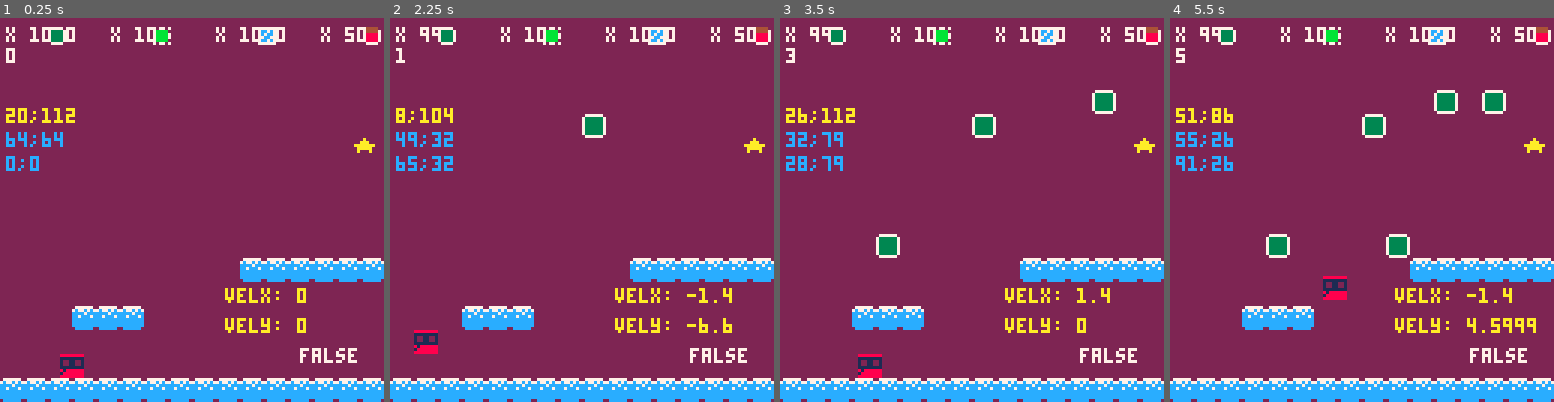
Above: before the commit, frames 1-4 (left to right).
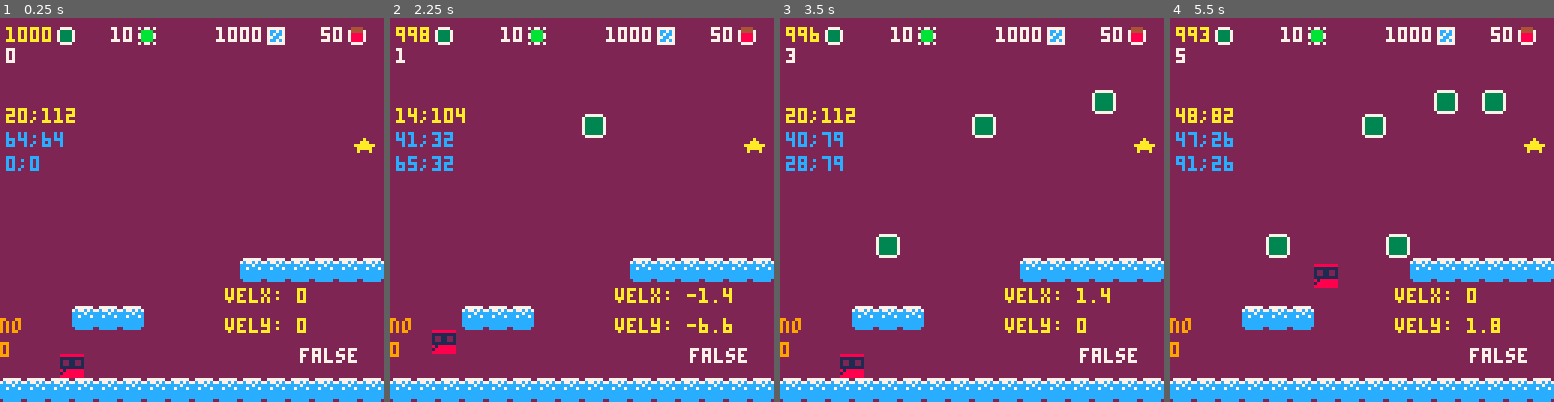
Above: after the commit, the same moments.

Repository: FlavioIero/PlatformMaker
Game: PICO-8 cartridge platformmaker.p8
Two runs of this game, one before a commit and one after it. Both use one fixed random seed, a clock stepped at 60 frames per second and the inputs below.
Inputs (mouse positions are in pixels of both pictures, inside the frame that each line leads up to):
- Up to frame 1 (0.25 s): no input
- Up to frame 2 (2.25 s): tap O (Z key) at 0.33, 0.7, 1.43, 2.22 s; click (459, 121) at 0.67 s; tap X (X key) at 1.07, 2.07 s; click (520, 267) at 1.22 s; click (585, 114) at 1.77 s; hold Left from 1.97 s (still down)
- Up to frame 3 (3.5 s): click (1037, 259) at 2.32 s; release Left at 2.37 s; tap X (X key) every 0.33 s from 2.4 to 3.4 s; hold Down 2.42-2.82 s; click (1102, 106) at 2.87 s; hold Right from 2.87 s (still down); tap O (Z key) at 3.1 s; click (864, 256) at 3.42 s
- Up to frame 4 (5.5 s): release Right at 3.53 s; hold Up 3.58-4.08 s; tap X (X key) every 0.33 s from 3.73 to 5.4 s; click (1315, 102) at 3.97 s; tap O (Z key) at 3.98, 4.87 s; hold Right 4.13-4.53 s; click (1381, 248) at 4.52 s; hold Down 4.58-5.08 s; click (1442, 94) at 5.07 s; hold Left from 5.13 s (still down)

The runs differ from the first frame. In frame 1, 2.0% of the frame differs, in the area x 0-100%, y 2-89%; in frame 2, 2.7%; in frame 3, 2.4%; in frame 4, 3.0%.

Commit message:
switch mode and improved ui

Diff:
--- a/platformmaker.p8
+++ b/platformmaker.p8
@@ -202,13 +202,16 @@
 	vel_x = 0,
 	vel_y = 0,
 	-- build
-	switch_time = 20,
 	ptr_spd = 4,
 	bx = 64,
 	by = 64,
 	lbx = 64,
 	lby = 64,
 	old_click = false,
+	-- switch
+	switch_time = 20,
+	switch_curr = 0,
+	switch_pressed = false,
 
 
 	new = function(self,tbl)
@@ -228,6 +231,8 @@
 			self:decelerate()
 			self:apply_gravity()
 			self:update_anim()
+		elseif self.state == self.states.switch then
+			self:switch_mode()
 		end
 	end,
 
@@ -244,6 +249,8 @@
 		print(self.x..";"..self.y,2,30,10)
 		print(self.bx..";"..self.by,2,38,12)
 		print(stat(32)..";"..stat(33),2,46,12)
+		print(self.debug,0,100,9)
+		print(self.switch_curr,0,108,9)
 	end,
 
 	update_anim = function(self)
@@ -325,8 +332,23 @@
 	end,
 
 	build_mode = function(self)
-		if btnp(❎) then
-			self.state = self.states.jump end
+		self.switch_pressed = false
+		if btnp(❎) and self.switch_curr == 0 then
+			--self.state = self.states.jump
+			self.switch_curr = 1
+			self.switch_pressed = true
+		elseif btn(❎) and self.switch_curr > 0 then
+			self.switch_curr += 1
+			self.switch_pressed = true
+		end
+		if not self.switch_pressed then
+			if self.switch_curr > self.switch_time then
+				self.state = self.states.switch
+			elseif self.switch_curr > 0 then
+				self.state = self.states.jump
+			end
+			self.switch_curr = 0
+		end
 
 		-- movement of pointer
 		if flr(stat(32)) ~= self.lbx then
@@ -359,6 +381,21 @@
 
 		if btnp(🅾️) then
 			bm:toggle_block(self.bx-self.bx%8,self.by-self.by%8) end
+	end,
+
+	debug = "no",
+	switch_mode = function(self)
+		self.debug = "yes"
+		if btnp(❎) then
+			self.state = self.states.build end
+
+		if btnp(➡️) then
+			bm:switch_block(1) end
+		if btnp(⬅️) then
+			bm:switch_block(-1) end
+
+
+
 	end,
 
 	build_mode_old = function(self)
@@ -571,6 +608,14 @@
 	blocks_unplaced = {},
 	blocks = {},
 	selected_i = 1,
+	-- switch vars
+	switch_arr_time = 3,
+	arr_vel_y = 1.5,
+	arr_max_y = 3,
+	sprt_arr = 18,
+	switch_frm = 0,
+	arr_dir = 1,
+	arr_y = 0,
 
 	new = function(self)
 		local tbl = {}
@@ -599,11 +644,38 @@
 		local lmarg = 25
 		local pad = 10
 		local i = 0
+		local ui_b_pos = {}
 		for k,v in pairs(self.blocks_unplaced) do
-			print("x "..v.n,2+lmarg*i+pad*i,3,7)
-			spr(v.b_type.sprt_ui,12+lmarg*i+pad*i+3,2)
+			if i+1 ~= self.selected_i then
+				print(v.n,2+lmarg*i+pad*i,3,7)
+			else
+				print(v.n,2+lmarg*i+pad*i,3,10)
+			end
+			local s = ""..v.n
+			spr(v.b_type.sprt_ui,2+lmarg*i+pad*i+#s*4,2)
+			ui_b_pos[i+1] = {x=2+lmarg*i+pad*i+#s*4,y=2}
 			i += 1
 		end
+
+		-- switch mode
+		if p.state == p.states.switch then
+			self:draw_switch_mode(ui_b_pos)
+		end
+	end,
+
+	draw_switch_mode = function(self,ui_b_pos)
+		self.switch_frm += 1
+			if self.switch_frm%self.switch_arr_time == 0 then
+				self.arr_y += self.arr_vel_y*self.arr_dir
+				if self.arr_y+(self.arr_vel_y*self.arr_dir) > self.arr_max_y then
+					self.arr_y = self.arr_max_y
+					self.arr_dir *= -1
+				elseif self.arr_y+(self.arr_vel_y*self.arr_dir) < 0 then
+					self.arr_y = 0
+					self.arr_dir *= -1
+				end
+			end
+			spr(self.sprt_arr,ui_b_pos[self.selected_i].x,ui_b_pos[self.selected_i].y+self.arr_y+8)
 	end,
 
 	add_blocks = function(self,b_type,n)
@@ -663,9 +735,9 @@
 
 	switch_block = function(self,dir)
 		if dir == 1 then
-			self.selected_i = self.selected_i%#self.unplaced_blocks+1
+			self.selected_i = self.selected_i%#self.blocks_unplaced+1
 		elseif dir == -1 then
-			self.selected_i = (self.selected_i-2)%#self.unplaced_blocks+1
+			self.selected_i = (self.selected_i-2)%#self.blocks_unplaced+1
 		end
 	end,
 
@@ -691,13 +763,13 @@
 00000000188888881bbbbbbb1ccccccc8188888801888880b1bbbbbb01bbbbb0c1cccccc01ccccc01eeeeeeee1eeeeee01eeeee0000000000000000000000000
 0000000088888888bbbbbbbbcccccccc18888888088888801bbbbbbb0bbbbbb01ccccccc0cccccc0eeeeeeee1eeeeeee0eeeeee0000000000000000000000000
 00000000010000000000000000000000000000000000000000000000000000000000000000000000000000000000000000000000000000000000000000000000
-00000000171000000000000000000000000000000000000000000000000000000000000000000000000000000000000000000000000000000000000000000000
-00000000177100000000000000000000000000000000000000000000000000000000000000000000000000000000000000000000000000000000000000000000
-00000000177710000000000000000000000000000000000000000000000000000000000000000000000000000000000000000000000000000000000000000000
-00000000177771000000000000000000000000000000000000000000000000000000000000000000000000000000000000000000000000000000000000000000
-00000000177110000000000000000000000000000000000000000000000000000000000000000000000000000000000000000000000000000000000000000000
-00000000011710000000000000000000000000000000000000000000000000000000000000000000000000000000000000000000000000000000000000000000
-00000000000000000000000000000000000000000000000000000000000000000000000000000000000000000000000000000000000000000000000000000000
+00000000171000000001100000000000000000000000000000000000000000000000000000000000000000000000000000000000000000000000000000000000
+00000000177100000018810000000000000000000000000000000000000000000000000000000000000000000000000000000000000000000000000000000000
+00000000177710000189981000000000000000000000000000000000000000000000000000000000000000000000000000000000000000000000000000000000
+00000000177771000199661000000000000000000000000000000000000000000000000000000000000000000000000000000000000000000000000000000000
+00000000177110001899988100000000000000000000000000000000000000000000000000000000000000000000000000000000000000000000000000000000
+00000000011710001889988100000000000000000000000000000000000000000000000000000000000000000000000000000000000000000000000000000000
+00000000000000000111111000000000000000000000000000000000000000000000000000000000000000000000000000000000000000000000000000000000
 00000000000000000000000000000000000000000000000000000000000000000000000000000000000000000000000000000000000000000000000000000000
 00000000000000000000000000000000000000000000000000000000000000000000000000000000000000000000000000000000000000000000000000000000
 00000000000000000000000000000000000000000000000000000000000000000000000000000000000000000000000000000000000000000000000000000000
